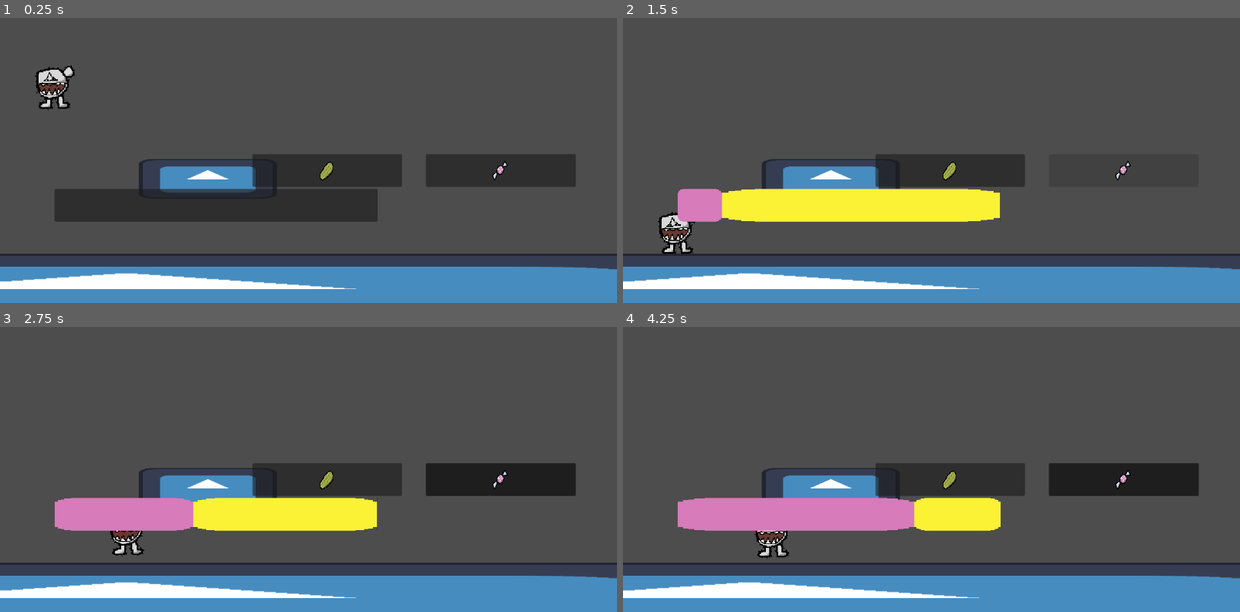
Above: before the commit, frames 1-4 (two rows, left to right).
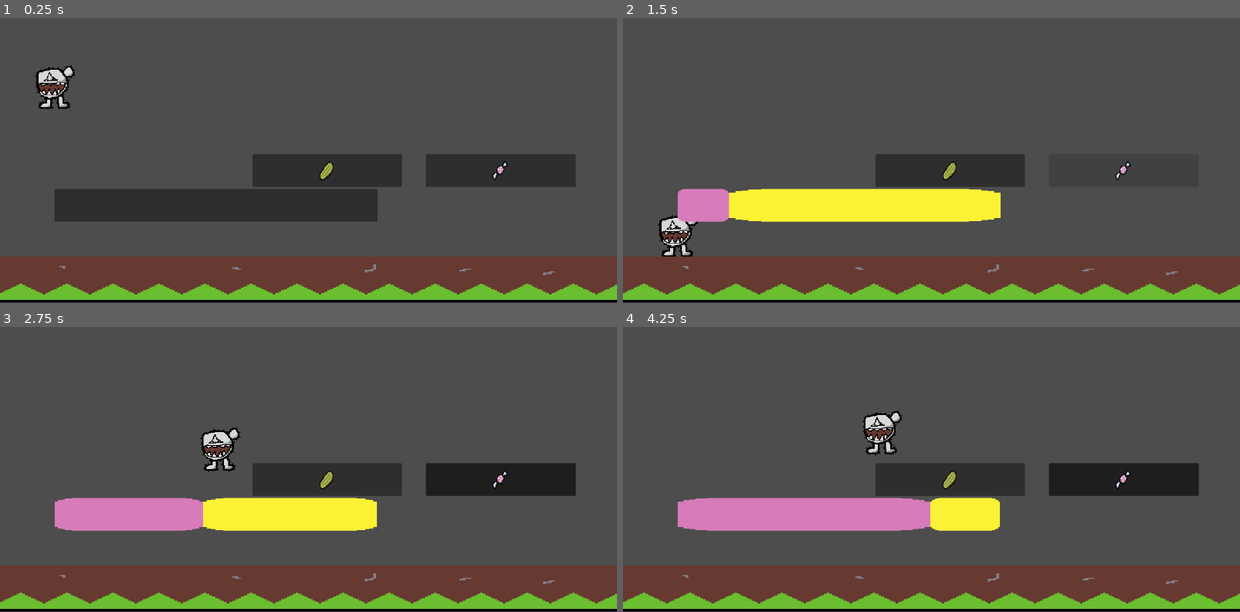
Above: after the commit, the same moments.

Repository: PixelNoam123/unidos-game-jam
Game: Godot game, scene res://level_one.tscn
Two runs of this game, one before a commit and one after it. Both use one fixed random seed, a clock stepped at 60 frames per second and the inputs below. The engine's default icon, where the game draws it, is replaced by a stand-in: a white triangle on a blue panel in a dark square.
Inputs (mouse positions are in pixels of both pictures, inside the frame that each line leads up to):
- Up to frame 1 (0.25 s): no input
- Up to frame 2 (1.5 s): click (950, 171) at 0.5 s; click (1122, 171) at 1.25 s
- Up to frame 3 (2.75 s): hold D (right) from 2.03 s (still down); hold Space (jump) from 2.03 s (still down)
- Up to frame 4 (4.25 s): release Space (jump) at 2.78 s; tap Space (jump) at 2.85, 3.02, 3.32 s; release D (right) at 3.53 s; hold A (left) from 3.53 s (still down); hold Space (jump) from 3.53 s (still down)

The runs differ from the first frame. In frame 1, 19% of the frame differs, in the area x 0-100%, y 49-100%; in frame 2, 19%; in frame 3, 20%; in frame 4, 20%, in the area x 0-100%, y 29-100%.

Commit message:
fixed jumped bug Or created and made sweet make the player faster

Diff:
--- a/bar.gd
+++ b/bar.gd
@@ -22,8 +22,8 @@
 		$HBoxContainer/Panel.size_flags_stretch_ratio=0
 		PlayerVariables.sweet_prec = str(taste_list).count("sweet") / float(len(taste_list))
 		PlayerVariables.sour_prec = str(taste_list).count("sour") / float(len(taste_list))
-		visible_sweet_prec += PlayerVariables.sweet_prec - visible_sweet_prec * 0.999 * delta
-		visible_sour_prec += PlayerVariables.sour_prec - visible_sour_prec * 0.999 * delta
+		visible_sweet_prec += PlayerVariables.sweet_prec - visible_sweet_prec * 1.5 * delta
+		visible_sour_prec += PlayerVariables.sour_prec - visible_sour_prec * 1.5 * delta
 		$HBoxContainer/sweet.size_flags_stretch_ratio=visible_sweet_prec
 		$HBoxContainer/sour.size_flags_stretch_ratio=visible_sour_prec
 
--- a/bar.tscn
+++ b/bar.tscn
@@ -22,6 +22,7 @@
 
 [node name="HBoxContainer" type="HBoxContainer" parent="." unique_id=1864290478]
 custom_minimum_size = Vector2(10, 0)
+layout_direction = 4
 layout_mode = 1
 anchors_preset = 5
 anchor_left = 0.5
@@ -30,7 +31,6 @@
 offset_right = 471.5
 offset_bottom = 61.0
 grow_horizontal = 2
-layout_direction = 4
 theme_override_constants/separation = 0
 
 [node name="sweet" type="TextureRect" parent="HBoxContainer" unique_id=2102291195]
--- a/ground.tscn
+++ b/ground.tscn
@@ -1,9 +1,9 @@
 [gd_scene format=3 uid="uid://ivuqrcaavt7v"]
 
-[ext_resource type="Texture2D" uid="uid://dwr3i3qgi6544" path="res://icon.svg" id="1_yh8r4"]
+[ext_resource type="Texture2D" uid="uid://cj20f4yxdt7sv" path="res://grassfloor-0008.png" id="1_yh8r4"]
 
 [sub_resource type="RectangleShape2D" id="RectangleShape2D_lv0v5"]
-size = Vector2(139, 127)
+size = Vector2(212.28633, 127)
 
 [node name="ground" type="StaticBody2D" unique_id=1213071244]
 
@@ -11,4 +11,6 @@
 texture = ExtResource("1_yh8r4")
 
 [node name="CollisionShape2D" type="CollisionShape2D" parent="." unique_id=827159617]
+position = Vector2(-1.4999943, 0)
+scale = Vector2(1.1823654, 0.26005733)
 shape = SubResource("RectangleShape2D_lv0v5")
--- a/level_one.tscn
+++ b/level_one.tscn
@@ -9,17 +9,13 @@
 [node name="player" parent="." unique_id=409760574 instance=ExtResource("2_foyw7")]
 position = Vector2(99, 161)
 
-[node name="ground" parent="." unique_id=1213071244 instance=ExtResource("3_foyw7")]
-position = Vector2(236, 620)
-scale = Vector2(21.44, 1)
-
-[node name="ground2" parent="." unique_id=1445410005 instance=ExtResource("3_foyw7")]
-position = Vector2(388, 416)
-scale = Vector2(-2.0143416, 0.58291215)
-
 [node name="bar" parent="." unique_id=1870118985 instance=ExtResource("1_bo08i")]
 offset_left = 403.0
 offset_top = 435.0
 offset_right = 403.0
 offset_bottom = 435.0
 scale = Vector2(0.6399988, 1)
+
+[node name="ground" parent="bar" unique_id=1213071244 instance=ExtResource("3_foyw7")]
+position = Vector2(300.00055, 169)
+scale = Vector2(8.395229, -2.5314138)
--- a/player.gd
+++ b/player.gd
@@ -23,7 +23,7 @@
 	if is_on_floor():
 		ysp=0
 		if Input.is_action_pressed("jump"):
-			ysp = -jump_power * PlayerVariables.sour_prec * 1.5
+			ysp = -jump_power - PlayerVariables.sour_prec * 300
 	if is_on_ceiling():
 		ysp=0
 	#as long as you keep holding jump and you dont reach the limit the jump power keeps getting apllied
@@ -32,7 +32,7 @@
 	#applies gravity
 	ysp+=gravity*delta
 	#calculates x movement
-	xsp+=(int(Input.is_action_pressed("right"))-int(Input.is_action_pressed("left")))*speed
+	xsp+=(int(Input.is_action_pressed("right"))-int(Input.is_action_pressed("left")))*(speed +PlayerVariables.sweet_prec * 200)
 	xsp*= friction
 	#godot defult characterbody2d velocity - applies delta automaticly and doesnt let the player go through staticbody2d nodes
 	velocity = Vector2(xsp,ysp)
--- a/player_variables.gd
+++ b/player_variables.gd
@@ -1,7 +1,7 @@
 extends Node
 
-var sour_prec
-var sweet_prec
+var sour_prec :float = 0
+var sweet_prec :float =0
 
 
 # Called when the node enters the scene tree for the first time.
Binary file added: grassfloor-0008.png
Not shown, added: grassfloor-0008.png.import
